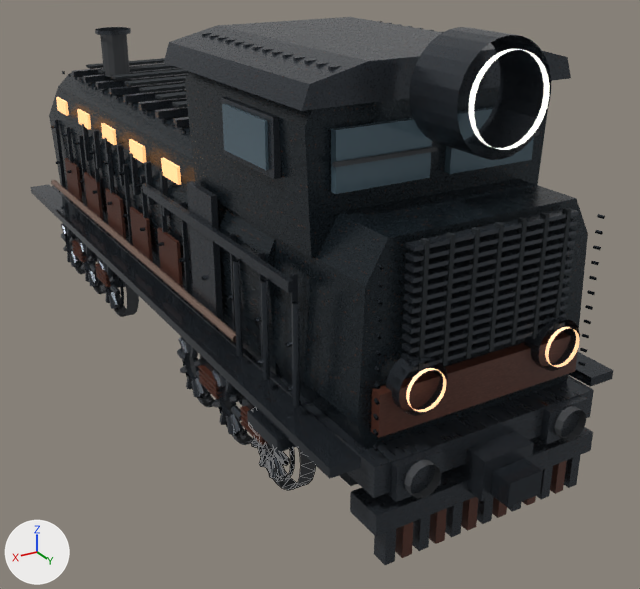
Two versions of the glTF model assets/train-in-the-fog/hero-r1/hero_locomotive_R1.glb, one commit apart.
One viewpoint serves both versions: a 50 mm camera at (5.9, 12.06, 6.54) aimed at (-0.51, 1.37, 1.19). Lighting does not change. The marker at lower left points along +X, +Y and +Z. The older version comes first. Mesh edges are drawn as thin lines on the coarser meshes. Where no turn or scale is listed for an object, it has been applied to the vertices.

Script lines for the objects in view, before the commit:
```python
me_r1_six_axle_rolling_geometry = bpy.data.meshes.new('R1_SIX_AXLE_ROLLING_GEOMETRY')
me_r1_six_axle_rolling_geometry.from_pydata(...)  # 554 vertices, 540 faces; spans x -1.74..1.74, y -0.63..0.63, z -0.63..0.63
# faces by material slot: [348, 96, 96]
me_r1_six_axle_rolling_geometry.materials.append(mat_weathered_cast_iron)
me_r1_six_axle_rolling_geometry.materials.append(mat_wheel_tread_and_rubber)
me_r1_six_axle_rolling_geometry.materials.append(mat_wet_polished_rail_steel)
ob_rolling_axle_1 = bpy.data.objects.new('ROLLING_AXLE_1', me_r1_six_axle_rolling_geometry)
ob_rolling_axle_1.parent = ob_r1_diesel_asset_root
ob_rolling_axle_1.location = (0.0, 3.84, 0.64)
ob_rolling_axle_1.rotation_euler = (0.247, 0.0, 0.0)  # degrees (14, 0, 0)
ob_rolling_axle_3 = bpy.data.objects.new('ROLLING_AXLE_3', me_r1_six_axle_rolling_geometry)
ob_rolling_axle_3.parent = ob_r1_diesel_asset_root
ob_rolling_axle_3.location = (0.0, 1.54, 0.64)
ob_rolling_axle_3.rotation_euler = (0.247, 0.0, 0.0)  # degrees (14, 0, 0)
ob_rolling_axle_4 = bpy.data.objects.new('ROLLING_AXLE_4', me_r1_six_axle_rolling_geometry)
ob_rolling_axle_4.parent = ob_r1_diesel_asset_root
ob_rolling_axle_4.location = (0.0, -2.06, 0.64)
ob_rolling_axle_4.rotation_euler = (0.247, 0.0, 0.0)  # degrees (14, 0, 0)
# also in view: 'ROLLING_AXLE_2' at (0.0, 2.68, 0.64); 'R1_LOCOMOTIVE_BODY' at (0.0, 0.29, 2.83)
```
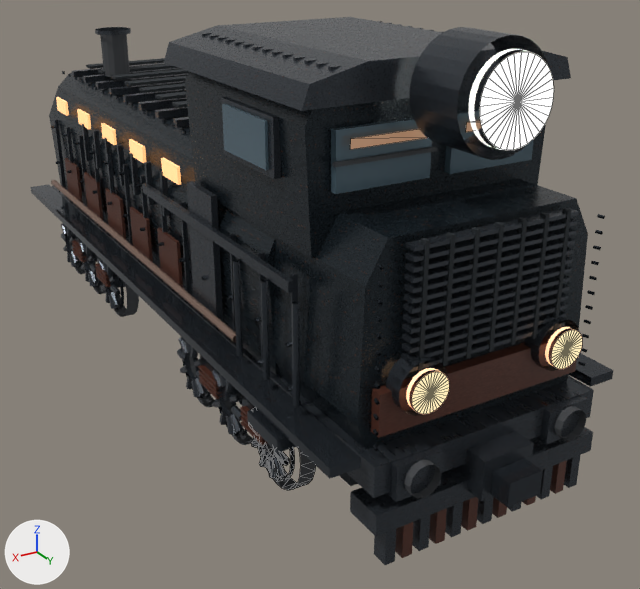
Commit message: train R1: add solid emissive lenses and glowing windscreen surfaces to actual GLB

Patch to the scene script:
```diff
--- a/assets/train-in-the-fog/hero-r1/hero_locomotive_R1.glb.py
+++ b/assets/train-in-the-fog/hero-r1/hero_locomotive_R1.glb.py
@@ mat_warm_reflected_windscreen_highlights @@
+mat_warm_reflected_windscreen_highlights = bpy.data.materials.new('warm_reflected_windscreen_highlights')
+# nodes: BsdfPrincipled, Mix, OutputMaterial, VertexColor
+# colours: brown #865d3e, grey #998e81, mixed with the vertex colours
@@ me_closed_glowing_headlamp_lenses_and_warm_windshield @@
+me_closed_glowing_headlamp_lenses_and_warm_windshield.from_pydata(...)  # 107 vertices, 100 faces; spans x -1.21..1.21, y 4.82..5.94, z 1.88..5.37
+# faces by material slot: [32, 64, 4]
+me_closed_glowing_headlamp_lenses_and_warm_windshield.materials.append(mat_white_searchlight_lens)
+me_closed_glowing_headlamp_lenses_and_warm_windshield.materials.append(mat_warm_marker_lamp)
+me_closed_glowing_headlamp_lenses_and_warm_windshield.materials.append(mat_warm_reflected_windscreen_highlights)
@@ ob_r1_light_lenses_integral_mesh @@
+ob_r1_light_lenses_integral_mesh = bpy.data.objects.new('R1_LIGHT_LENSES_INTEGRAL_MESH', me_closed_glowing_headlamp_lenses_and_warm_windshield)
+ob_r1_light_lenses_integral_mesh.location = (0.0, 0.0, 0.0)
```

Changed parts and their boxes (x1, y1, x2, y2) in the pictures (640 x 589 px):
'R1_LIGHT_LENSES_INTEGRAL_MESH', added: after (350, 52, 582, 414)
    faces in mat_white_searchlight_lens: (480, 52, 554, 150)
    faces in mat_warm_marker_lamp: (412, 330, 582, 414)
    faces in mat_warm_reflected_windscreen_highlights: (350, 120, 482, 150)
